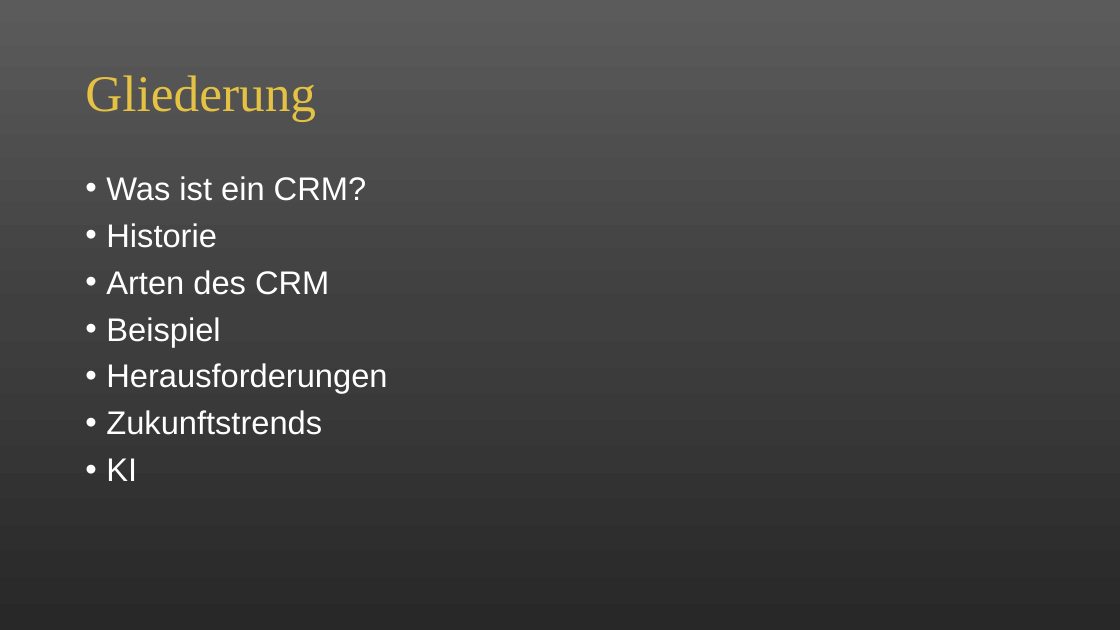
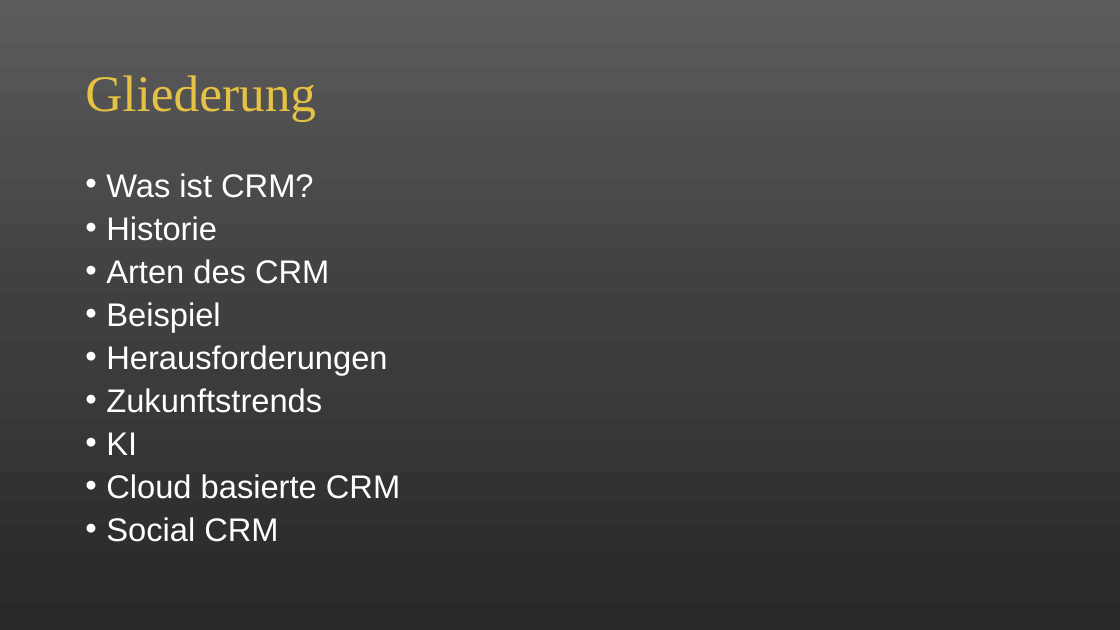
Before and after one commit to alicapr/CRM, a slide deck: slide 3 of CRM.pptx (slide 2 before the commit). Drawn at 1120x630 pixels with LibreOffice and Linux fonts; fonts in the diff are those of the drawing. Boxes give left, top, right and bottom in pixels: in the first picture for what was removed or moved away, otherwise in the second. Text is boxed around its words. In the diff, an @@ line names an element or a change of style, - is before the commit and + after.

```diff
--- a/CRM.pptx
+++ b/CRM.pptx
@@ text at [106, 173, 313, 198]: text changed @@
-• Was ist ein CRM?
+• Was ist CRM?
@@ text at [106, 216, 387, 455]: line spacing 0.9 to 0.8 @@
@@ text at [106, 474, 400, 542]: paragraphs added @@
+• Cloud basierte CRM
+• Social CRM
```
Also in this commit, not shown: 4 other slides changed, 2 slides added, 1 slide removed.
